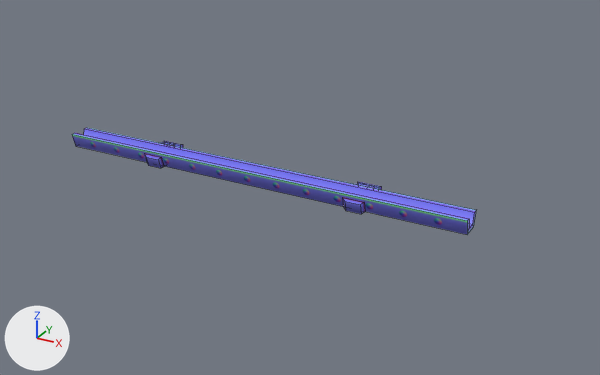
Two versions of the FBX model Assets/Art/Meshes/sm_gutter_03.fbx, one commit apart.
The view is the same before and after, from a 50 mm lens placed at (2.73, -4.47, 2.15), pointed at (0.29, -0.03, -0.07). The axes (+X, +Y, +Z) are drawn at lower left. The lights are the same throughout. Mesh edges are drawn as thin lines. Where no turn or scale is listed for an object, it has been applied to the vertices.

Objects in the first picture: 'sm_gutter_03'.
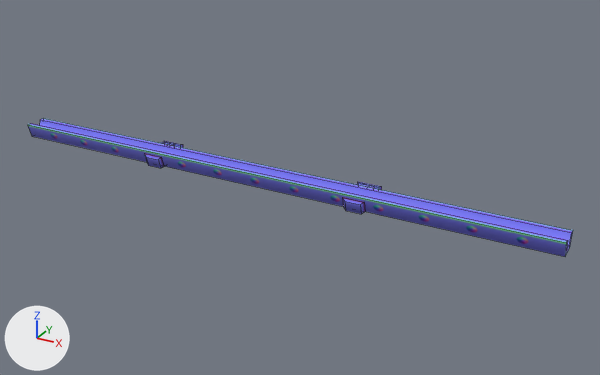
Diff of the bpy script that builds the scene:
```diff
--- a/Assets/Art/Meshes/sm_gutter_03.fbx.py
+++ b/Assets/Art/Meshes/sm_gutter_03.fbx.py
@@ me_mesh @@
 me_mesh.from_pydata(...)  # 80 vertices, 64 faces; spans x -1.5..1.5, y -0.25..0.0, z -0.06..0.06
 # used by ob_sm_gutter_03; location = (0.0, 0.0, 0.0)
+# me_mesh part 1: the loose piece of 16 vertices spanning x -1.5..1.5, y -0.25..-0.08, z -0.04..0.06 is scaled about its middle by (1.33, 1, 1), then moved by (0.06, 0.0, 0.0)
 me_mesh.materials.append(mat_lambert5)
```

What differs and where, as boxes [x1, y1, x2, y2] in the pictures (600 x 375 px):
'sm_gutter_03', reshaped (35% wider, 30% taller)
    before: [72, 128, 476, 235]
    after: [28, 118, 573, 257]
